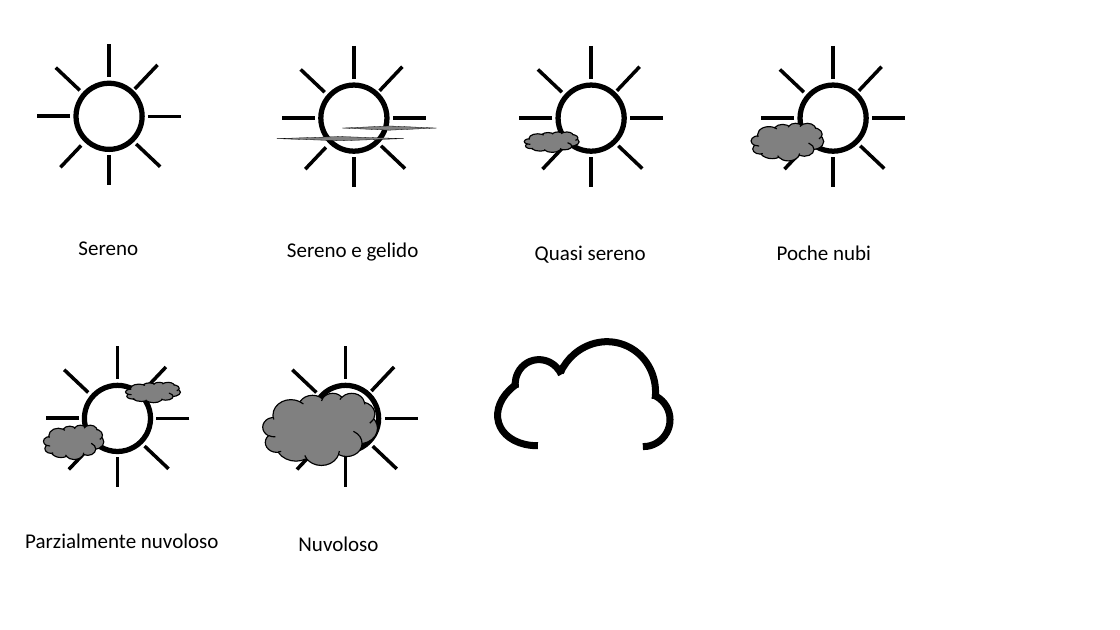
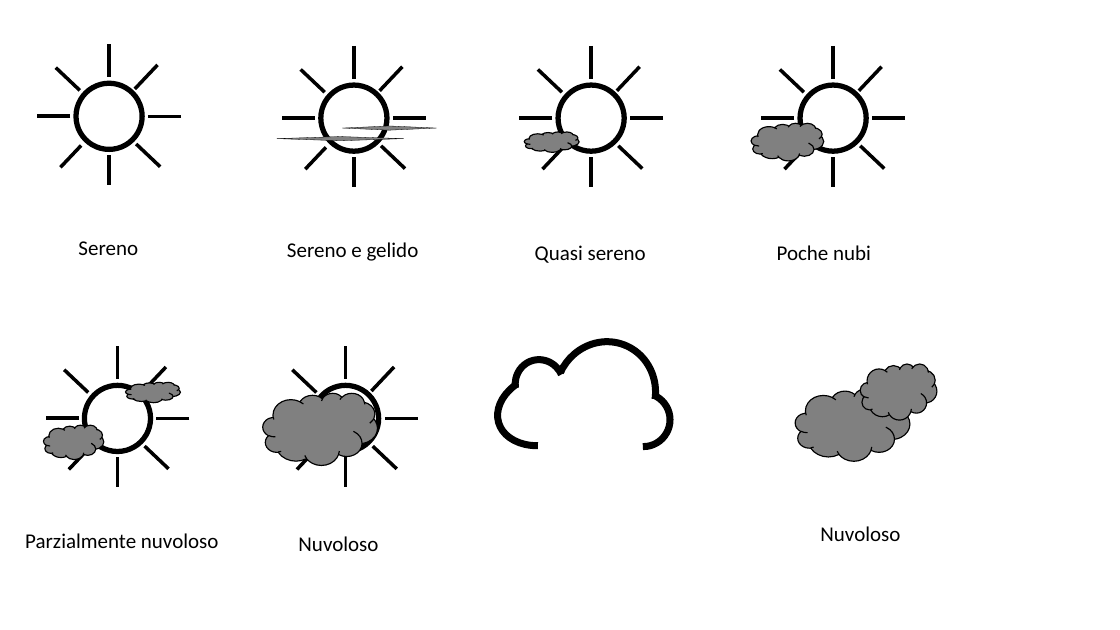
Before and after one commit to paserv/GAE, a slide deck: slide 1 of MadMeteo/res/icons.pptx. Drawn at 1120x630 pixels with LibreOffice and Linux fonts; fonts in the diff are those of the drawing. Boxes give left, top, right and bottom in pixels: in the first picture for what was removed or moved away, otherwise in the second. Text is boxed around its words. In the diff, an @@ line names an element or a change of style, - is before the commit and + after.

```diff
--- a/MadMeteo/res/icons.pptx
+++ b/MadMeteo/res/icons.pptx
@@ cloud added at (x1=796, y1=389, x2=910, y2=461), fill #808080, outline #000000 1 pt @@
@@ cloud added at (x1=860, y1=364, x2=937, y2=420), fill #808080, outline #000000 1 pt @@
@@ text added at (x1=820, y1=526, x2=900, y2=541), 18 pt, text #000000 @@
+Nuvoloso
```
Also in this commit, not shown: 2 other files.
